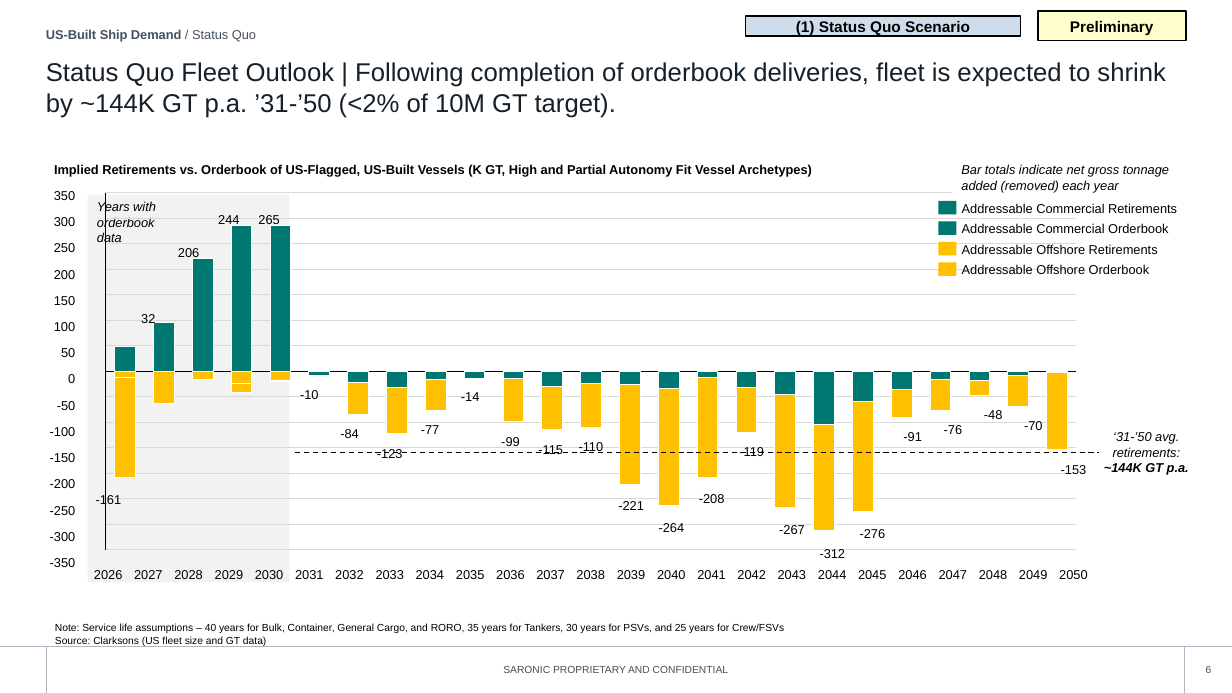
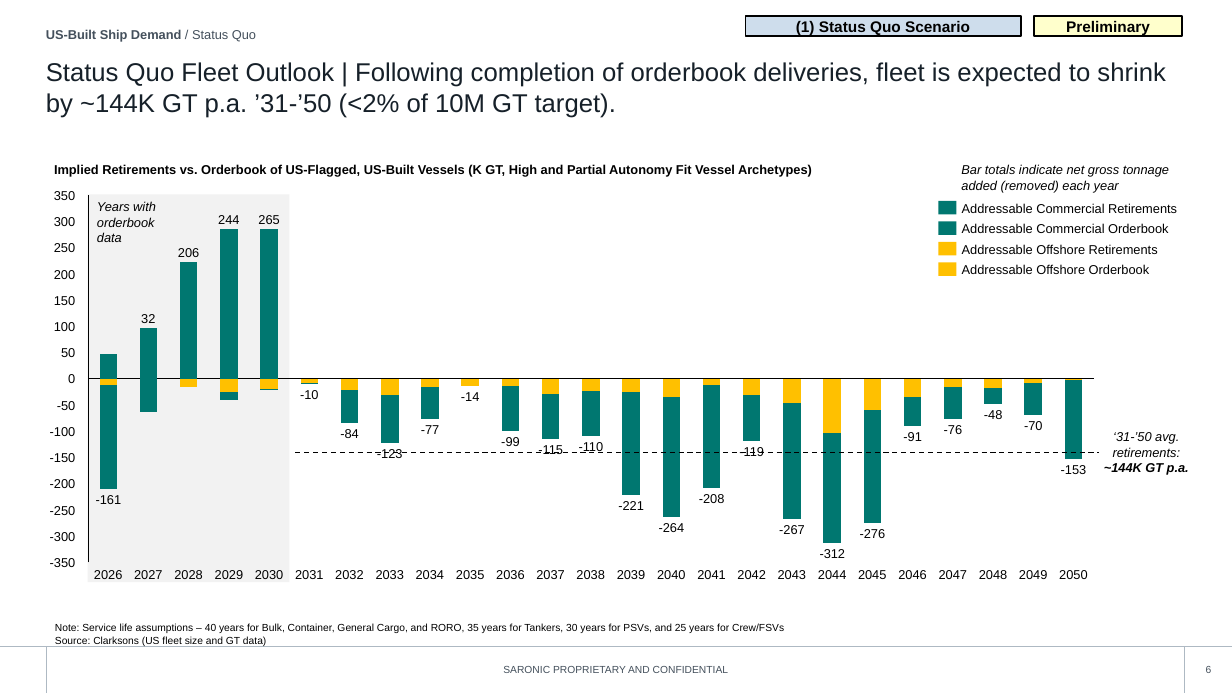
Before and after one commit to toole-brendan/slide_factory, a slide deck: slide 6 of style_library/library.pptx. Drawn at 1232x693 pixels with LibreOffice and Linux fonts; fonts in the diff are those of the drawing; background and template pictures are left out. Boxes give left, top, right and bottom in pixels: in the first picture for what was removed or moved away, otherwise in the second. Text is boxed around its words. In the diff, an @@ line names an element or a change of style, - is before the commit and + after.

```diff
--- a/style_library/library.pptx
+++ b/style_library/library.pptx
@@ rectangle "Preliminary": place and size @@
-rectangle "Preliminary" at (1038, 11, 1186, 41)
+rectangle "Preliminary" at (1034, 16, 1183, 36)
@@ column stacked chart at (79, 187, 1102, 571) @@
@@ colour of Series 1 #007770 to #FFC000 @@
@@ colours of single points changed @@
@@ colour of Series 2 #FFC000 to #007770 @@
@@ colours of single points changed @@
@@ colour of Series 3 #FFC000 to #007770 @@
@@ category axis changed @@
@@ value axis changed @@
@@ bar spacing changed @@
@@ plot area changed @@
```
Also in this commit, not shown: 28 other slides changed, 33 other files.
